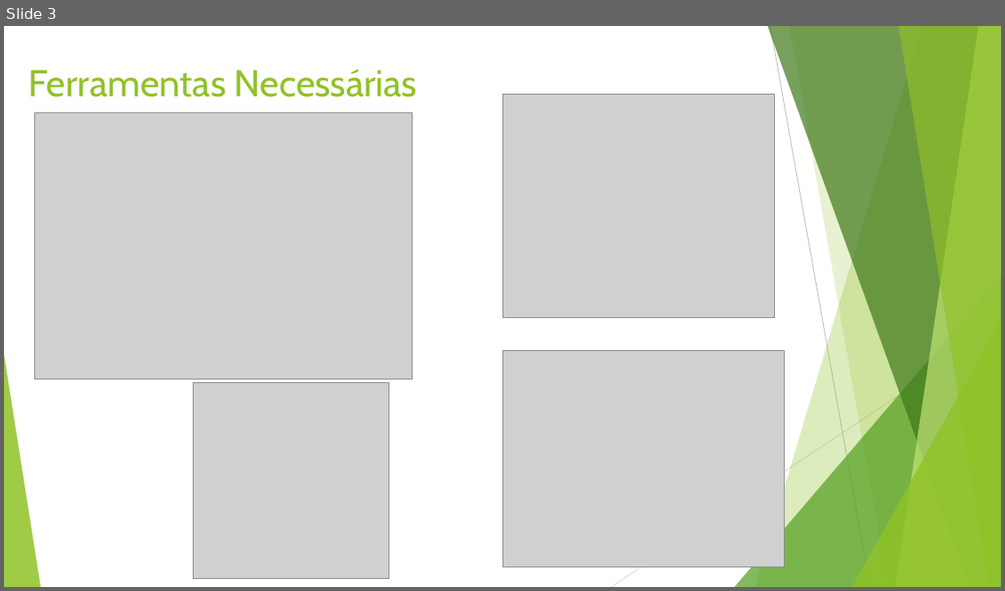
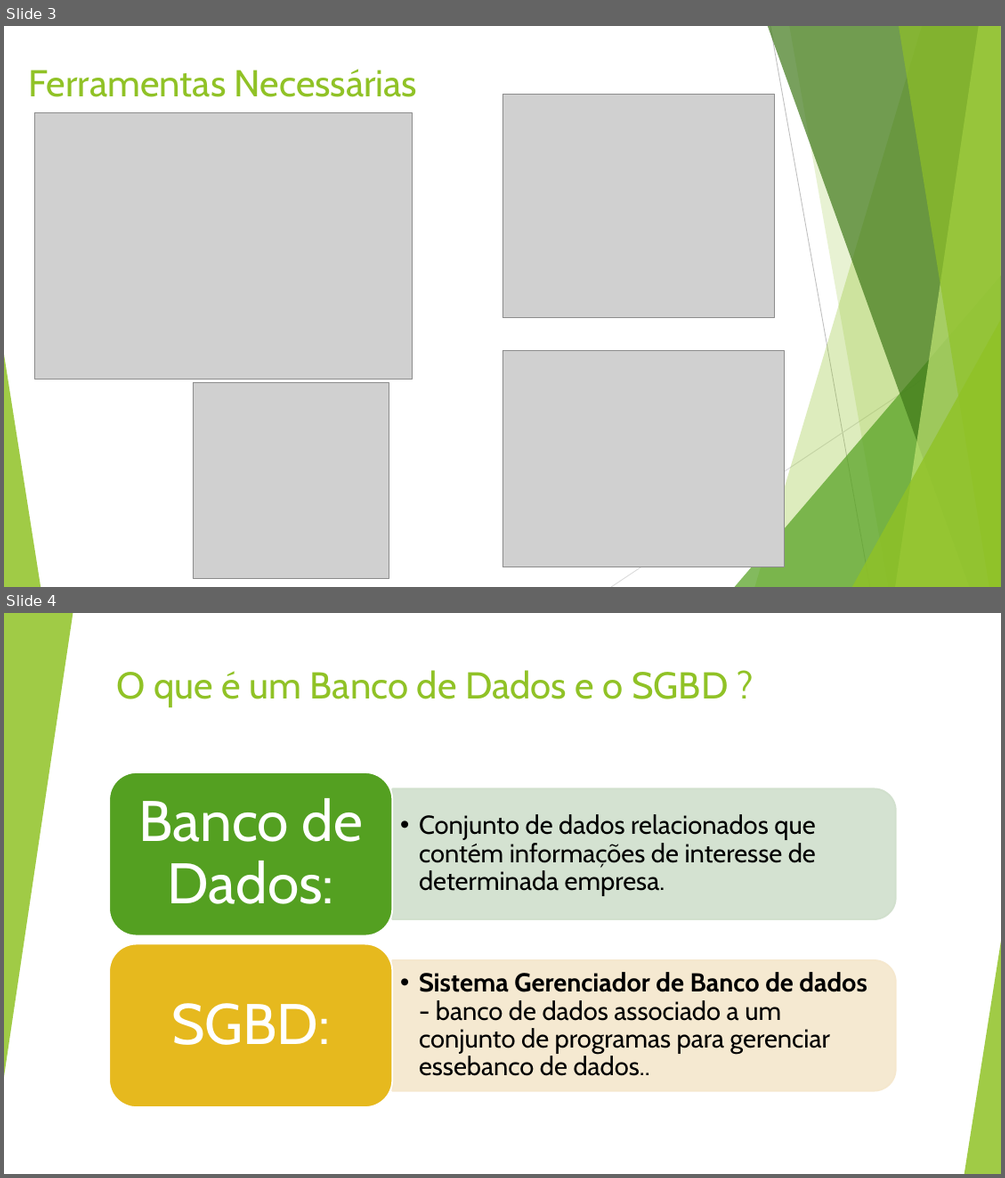
Before and after one commit to flaviosilva90/Aulas-Delphi, a slide deck: BD/SQL – BANCO DE DADOS.pptx. Shown one above the other, each under a label of ours: slide 3 before the commit, slides 3 and 4 after it. The pictures are 1005x591 and 1005x1178 pixels, drawn with LibreOffice and Linux fonts; fonts in the diff are those of the drawing; grey boxes stand for pictures. Boxes give left, top, right and bottom in pixels: in the first picture for what was removed or moved away, otherwise in the second. Text is boxed around its words. In the diff, an @@ line names an element or a change of style, - is before the commit and + after.

```diff
--- a/BD/SQL – BANCO DE DADOS.pptx
+++ b/BD/SQL – BANCO DE DADOS.pptx
@@ slide 4 added at <box>4,613,1001,1174</box>, background #FFFFFF; not listed: 10 template elements that a slide beside it also shows @@
@@ rectangle added at <box>4,613,1001,1174</box>, fill #FFFFFF @@
@@ triangle added at <box>4,613,73,1077</box>, fill #90C226 at 85% opacity @@
@@ title added at <box>117,670,728,707</box>, 36 pt, text #90C226 @@
+O que é um Banco de Dados e o SGBD ?
@@ triangle added at <box>964,941,1001,1174</box>, fill #90C226 at 85% opacity @@
@@ group added at <box>109,772,896,1107</box>: 4 texts, 2 round same rects, 2 rounded rectangles @@
+  • Conjunto de dados relacionados que contém informações de interesse de determinada empresa.
+Banco de Dados:
+  • Sistema Gerenciador de Banco de dados - banco de dados associado a um conjunto de programas para gerenciar essebanco de dados..
+SGBD:
```
Also in this commit, not shown: 6 other slides added, 2 other files.
